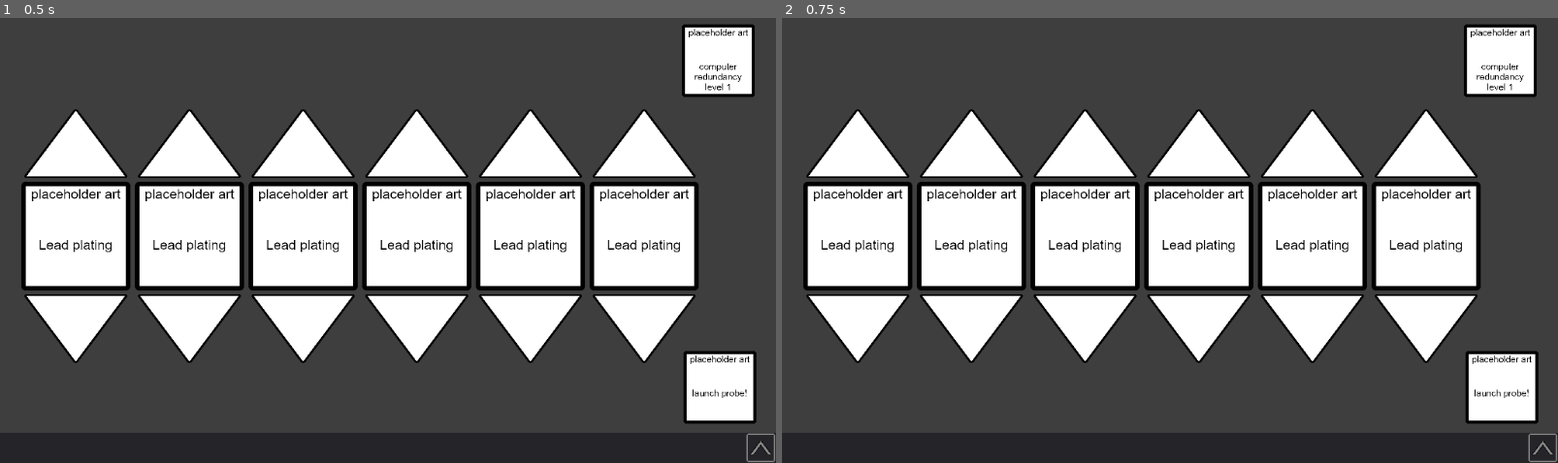
Above: before the commit, frames 1-2 (left to right).
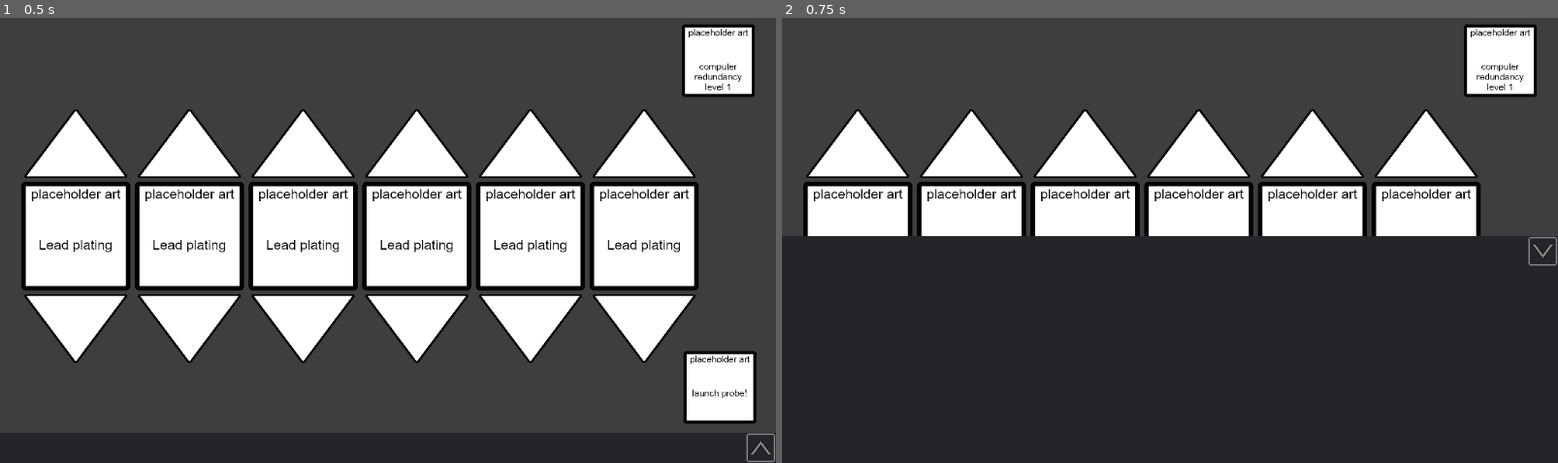
Above: after the commit, the same moments.

Repository: JmDeleon2000/Helios-Project
Game: Godot game, scene res://parent.tscn
Same seed, same stepped clock (60 frames per second), same inputs: the game is played once before the commit and once after it.
Inputs (mouse positions are in pixels of both pictures, inside the frame that each line leads up to):
- Up to frame 1 (0.5 s): no input
- Up to frame 2 (0.75 s): click (1542, 449) at 0.52 s

Frame 1 is identical in both runs. In frame 2, 43% of the frame differs, in the area x 0-100%, y 49-100%.

Commit message:
final unfinished :(

Diff:
--- /dev/null
+++ b/TextureButton.gd
@@ -0,0 +1,35 @@
+extends TextureButton
+
+
+
+var console
+var expand_logo
+var shrink_logo
+var console_begin = Vector2(0, 560)
+var expand_console = true
+
+
+# Called when the node enters the scene tree for the first time.
+func _ready():
+	console = get_parent()
+	shrink_logo = load('res://shrink_arrow.png')
+	expand_logo = load('res://expand_arrow.png')
+
+
+
+
+
+func _pressed():
+	if (expand_console):
+		print('expand console')
+		expand_console = false
+		console_begin.y = 300
+		get_node('.').texture_normal = shrink_logo
+	else:
+		print('shrink console')
+		expand_console = true
+		console_begin.y = 560
+		get_node('.').texture_normal = expand_logo
+
+	#console.get_size().y = 100
+	console.set_begin(console_begin)
--- a/mission_console.tscn
+++ b/mission_console.tscn
@@ -1,6 +1,7 @@
-[gd_scene load_steps=2 format=2]
+[gd_scene load_steps=3 format=2]
 
 [ext_resource path="res://expand_arrow.png" type="Texture" id=1]
+[ext_resource path="res://TextureButton.gd" type="Script" id=2]
 
 [node name="Panel" type="Panel"]
 margin_top = -1.0
@@ -26,7 +27,6 @@
 size_flags_stretch_ratio = 0.0
 custom_colors/default_color = Color( 0.654902, 0.654902, 0.654902, 1 )
 custom_colors/selection_color = Color( 0.654902, 0.654902, 0.654902, 1 )
-text = "aaaaaaaaaaaaaaaaaaaaaaaaaaaaaaaaaaaaaaaaaaaaaaaaaaaaaaaaaaaaaaaaaaaaaaaaaaaaaaaaaaaaaaaaaaaaaaaaaa"
 __meta__ = {
 "_edit_use_anchors_": false
 }
@@ -38,6 +38,7 @@
 rect_min_size = Vector2( 40, 40 )
 texture_normal = ExtResource( 1 )
 expand = true
+script = ExtResource( 2 )
 __meta__ = {
 "_edit_use_anchors_": false
 }
--- a/parent.tscn
+++ b/parent.tscn
@@ -1,33 +1,11 @@
-[gd_scene load_steps=7 format=2]
+[gd_scene load_steps=4 format=2]
 
 [ext_resource path="res://ProbeDesigner.tscn" type="PackedScene" id=1]
-[ext_resource path="res://Helios_up_button.png" type="Texture" id=2]
-[ext_resource path="res://TextureButtonTest.gd" type="Script" id=3]
 [ext_resource path="res://mission_console.tscn" type="PackedScene" id=5]
 
-[sub_resource type="BitMap" id=1]
-data = {
-"data": PoolByteArray(  ),
-"size": Vector2( 0, 0 )
-}
-
-[sub_resource type="Theme" id=2]
+[sub_resource type="Theme" id=1]
 
 [node name="parent" type="Node2D"]
-
-[node name="TextureButton" type="TextureButton" parent="."]
-visible = false
-margin_left = 195.026
-margin_top = 28.4863
-margin_right = 365.026
-margin_bottom = 209.486
-texture_normal = ExtResource( 2 )
-texture_click_mask = SubResource( 1 )
-expand = true
-script = ExtResource( 3 )
-__meta__ = {
-"_edit_use_anchors_": false
-}
 
 [node name="Panel" type="Panel" parent="."]
 margin_right = 40.0
Not shown, removed: .mono/metadata/ide_messaging_meta.txt
Not shown: 1 places in parent.tscn that only renumber resources
